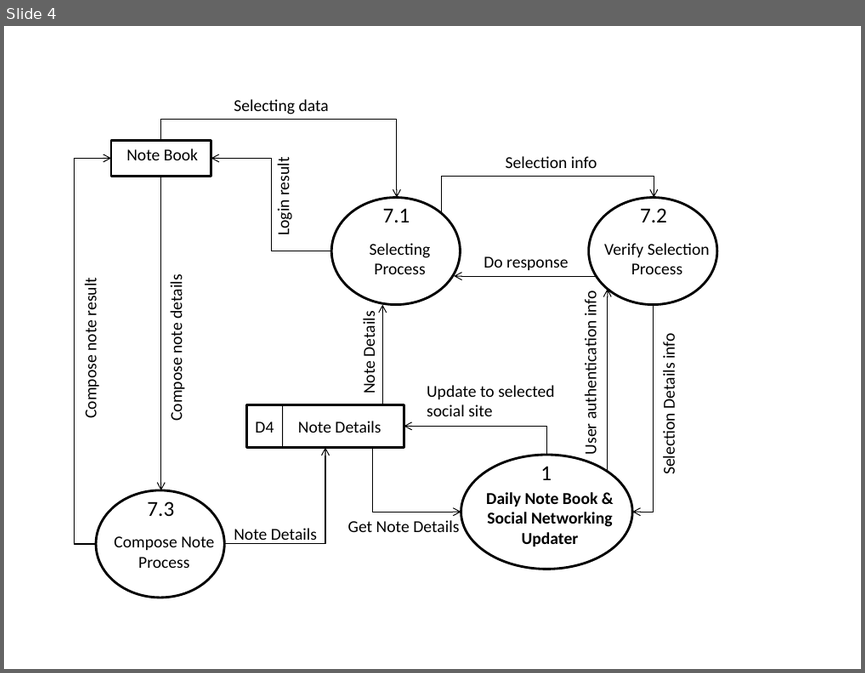
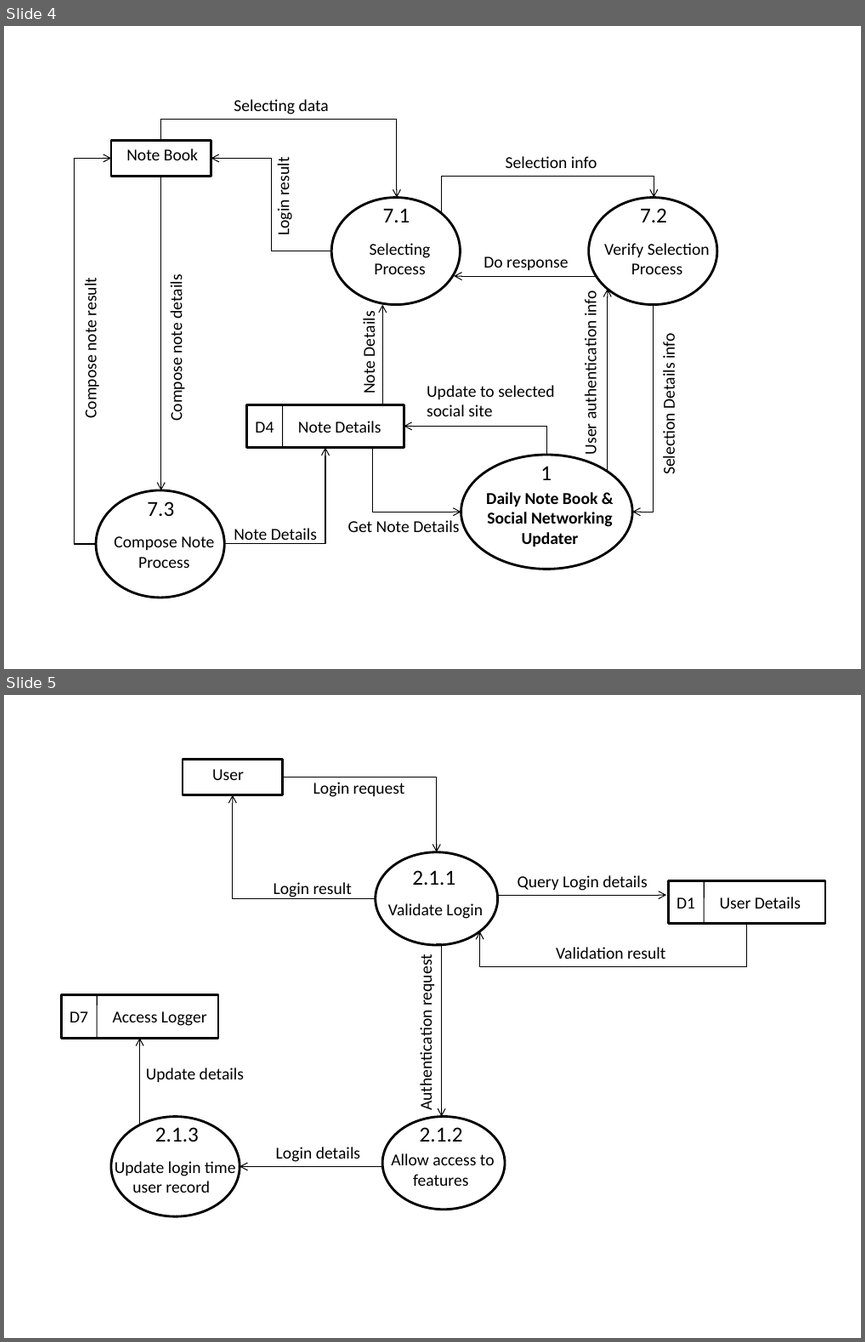
Before and after one commit to sayan801/DailyNoteBook, a slide deck: report/dfd.pptx. Shown one above the other, each under a label of ours: slide 4 before the commit, slides 4 and 5 after it. The pictures are 865x673 and 865x1342 pixels, drawn with LibreOffice and Linux fonts; fonts in the diff are those of the drawing. Boxes give left, top, right and bottom in pixels: in the first picture for what was removed or moved away, otherwise in the second. Text is boxed around its words. In the diff, an @@ line names an element or a change of style, - is before the commit and + after.

```diff
--- a/report/dfd.pptx
+++ b/report/dfd.pptx
@@ slide 5 added at [4, 695, 861, 1338], background #FFFFFF @@
@@ rectangle added at [182, 760, 283, 795], outline #000000 2 pt @@
@@ text added at [212, 769, 244, 780], 14 pt, text #000000 @@
+User
@@ elbow arrow added from (375, 899) to (233, 795), #000000 0.75 pt @@
@@ elbow arrow added from (283, 777) to (437, 851), #000000 0.75 pt @@
@@ text added at [313, 782, 405, 797], 14 pt, text #000000 @@
+Login request
@@ ellipse added at [375, 851, 498, 944], outline #000000 2 pt @@
@@ text added at [412, 870, 455, 885], 18 pt, text #000000 @@
+2.1.1
@@ text added at [273, 882, 352, 899], 14 pt, text #000000 @@
+Login result
@@ elbow arrow added from (497, 899) to (666, 895), #000000 0.75 pt @@
@@ text added at [517, 875, 647, 891], 14 pt, text #000000 @@
+Query Login details
@@ group added at [668, 881, 825, 924]: 2 texts, 1 rectangle, 1 line @@
+User Details
+D1
@@ text added at [388, 903, 483, 919], 14 pt, text #000000 @@
+Validate Login
@@ elbow arrow added from (747, 924) to (479, 931), #000000 0.75 pt @@
@@ elbow arrow added from (437, 945) to (442, 1117), #000000 0.75 pt @@
@@ text added at [556, 947, 665, 959], 14 pt, text #000000 @@
+Validation result
@@ text added at [415, 959, 436, 1108], 14 pt, text #000000 @@
+Authentication request
@@ group added at [62, 995, 218, 1038]: 2 texts, 1 rectangle, 1 line @@
+Access Logger
+D7
@@ elbow arrow added from (139, 1123) to (139, 1038), #000000 0.75 pt @@
@@ text added at [146, 1067, 244, 1082], 14 pt, text #000000 @@
+Update details
@@ ellipse added at [111, 1117, 239, 1217], outline #000000 2 pt @@
@@ text added at [155, 1127, 199, 1141], 18 pt, text #000000 @@
+2.1.3
@@ ellipse added at [383, 1117, 506, 1209], outline #000000 2 pt @@
@@ text added at [420, 1127, 463, 1141], 18 pt, text #000000 @@
+2.1.2
@@ text added at [276, 1146, 360, 1162], 14 pt, text #000000 @@
+Login details
@@ text added at [391, 1153, 494, 1185], 14 pt, text #000000 @@
+Allow access to features
@@ text added at [114, 1161, 235, 1192], 14 pt, text #000000 @@
+Update login time user record
@@ elbow arrow added from (383, 1163) to (239, 1166), #000000 0.75 pt @@
```
Also in this commit, not shown: 2 slides changed.
